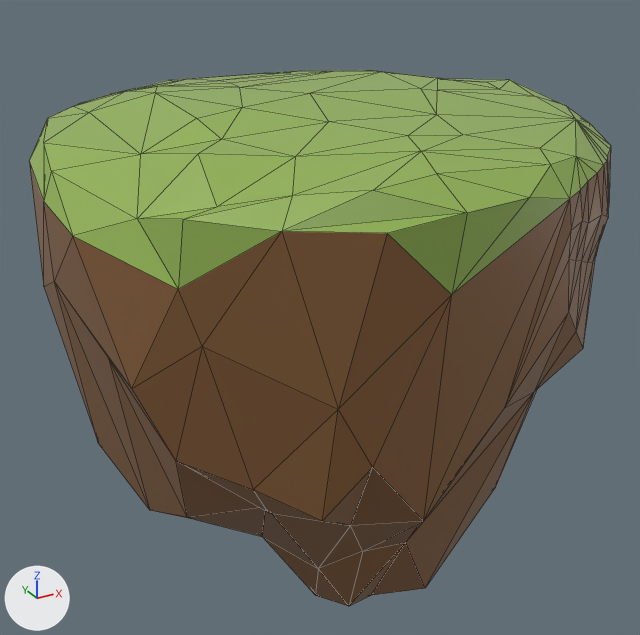
Renders of the COLLADA model assets/models/ballonEiland.dae from each side of a commit.
Both versions are drawn from a 50 mm camera at (-8.12, -15.31, 3.96) aimed at (0.33, 0.05, -3.72). Arrows for +X, +Y and +Z are at lower left; the lights stay in place. Mesh edges are drawn as thin lines. Where no turn or scale is listed for an object, it has been applied to the vertices.
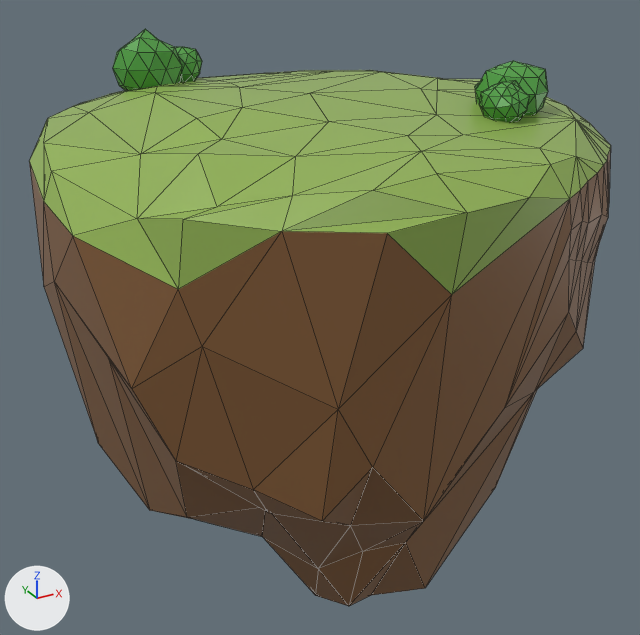
Scene script edits in JSON lines:
```json
{"op": "add", "block": "mat_material", "code": ["mat_material = principled_material('Material')", "mat_material.base_color = (0.0781, 0.352, 0.0533)  # green #4fa041", "mat_material.roughness = 0.44"]}
{"op": "add", "block": "me_icosphere_006", "code": ["me_icosphere_006 = bpy.data.meshes.new('Icosphere.006')", "me_icosphere_006.from_pydata(...)  # 42 vertices, 80 faces; spans x -0.75..0.718, y -0.718..0.687, z -0.718..0.727", "me_icosphere_006.materials.append(mat_material)  # green #4fa041"]}
{"op": "add", "block": "me_icosphere_002", "code": ["me_icosphere_002 = bpy.data.meshes.new('Icosphere.002')", "me_icosphere_002.from_pydata(...)  # 42 vertices, 80 faces; spans x -0.443..0.451, y -0.417..0.455, z -0.443..0.389", "me_icosphere_002.materials.append(mat_material)  # green #4fa041"]}
{"op": "add", "block": "me_icosphere_001", "code": ["me_icosphere_001 = bpy.data.meshes.new('Icosphere.001')", "me_icosphere_001.from_pydata(...)  # 42 vertices, 80 faces; spans x -0.434..0.426, y -0.402..0.424, z -0.426..0.314", "me_icosphere_001.materials.append(mat_material)  # green #4fa041"]}
{"op": "add", "block": "me_icosphere", "code": ["me_icosphere = bpy.data.meshes.new('Icosphere')", "me_icosphere.from_pydata(...)  # 42 vertices, 80 faces; spans x -0.659..0.659, y -0.68..0.578, z -0.68..0.502", "me_icosphere.materials.append(mat_material)  # green #4fa041"]}
{"op": "add", "block": "ob_icosphere_003", "code": ["ob_icosphere_003 = bpy.data.objects.new('Icosphere_003', me_icosphere_006)", "ob_icosphere_003.location = (-2.14, 2.91, 1.37)"]}
{"op": "add", "block": "ob_icosphere_002", "code": ["ob_icosphere_002 = bpy.data.objects.new('Icosphere_002', me_icosphere_002)", "ob_icosphere_002.location = (-1.36, 3.15, 1.3)"]}
{"op": "add", "block": "ob_icosphere_001", "code": ["ob_icosphere_001 = bpy.data.objects.new('Icosphere_001', me_icosphere_001)", "ob_icosphere_001.location = (2.28, -3.07, 1.21)"]}
{"op": "add", "block": "ob_icosphere", "code": ["ob_icosphere = bpy.data.objects.new('Icosphere', me_icosphere)", "ob_icosphere.location = (2.92, -2.47, 1.27)"]}
```

Boxes [x1, y1, x2, y2] around the edits, measured in the pictures (640 x 635 px):
```json
{"object": "Icosphere_003", "change": "added", "after": [113, 29, 182, 91], "on screen": "green"}
{"object": "Icosphere", "change": "added", "after": [475, 61, 548, 115], "on screen": "green"}
{"object": "Icosphere_001", "change": "added", "after": [479, 80, 530, 122], "on screen": "green"}
{"object": "Icosphere_002", "change": "added", "after": [176, 47, 202, 82], "on screen": "green"}
```
